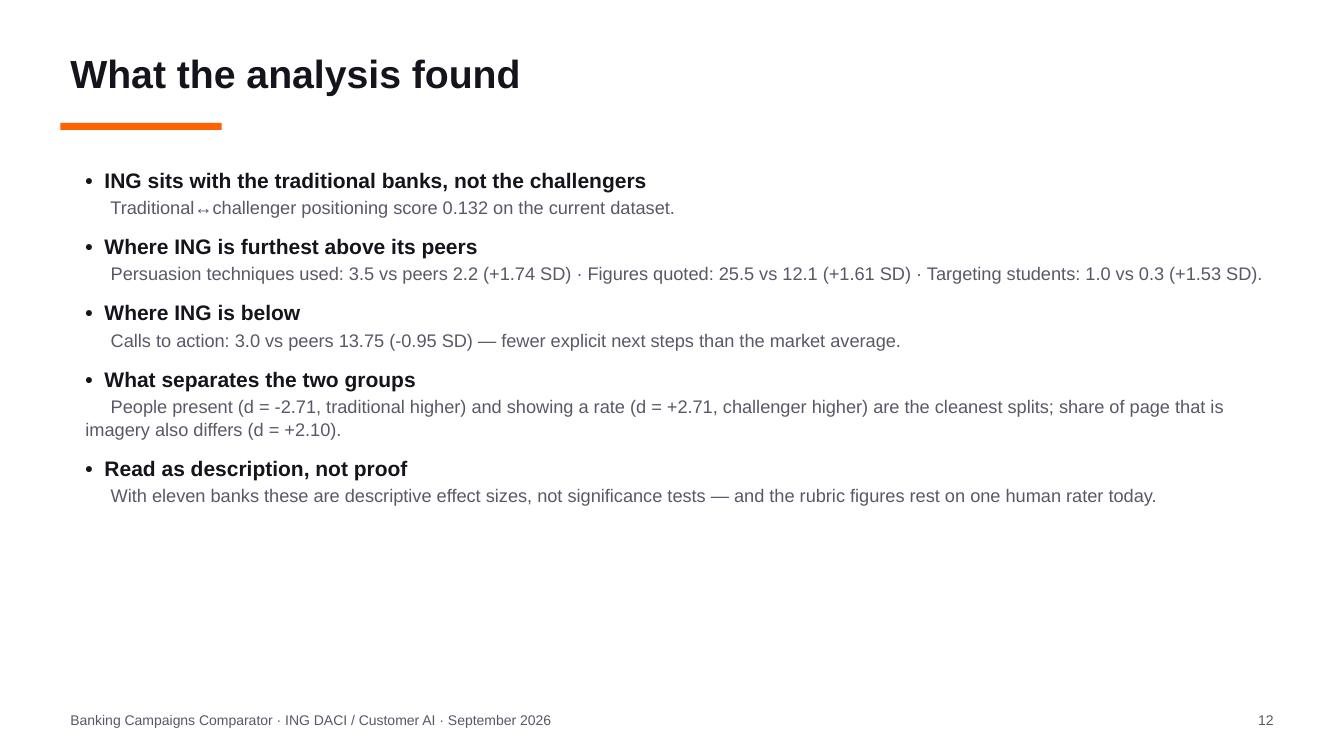
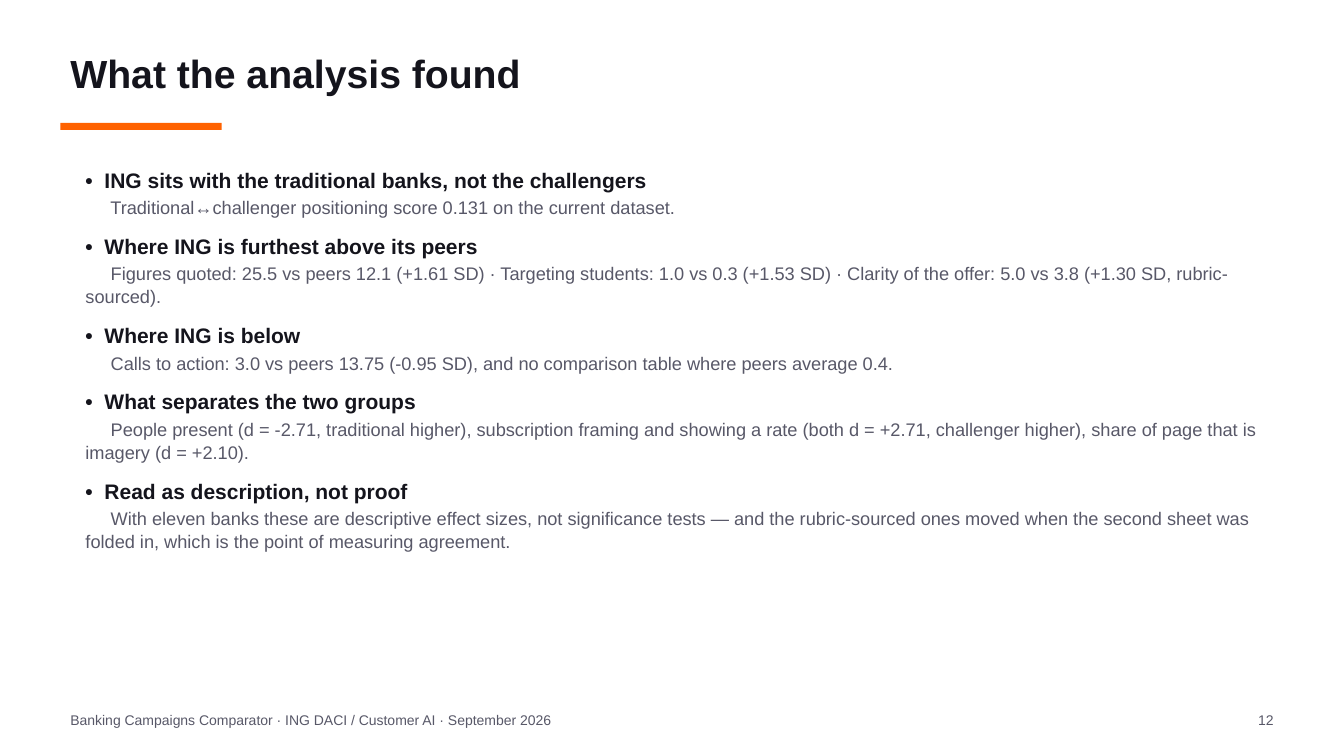
Before and after one commit to Siegried81/ing-usecase, a slide deck: slide 12 of docs/Banking_Campaigns_Comparator.pptx. Drawn at 1344x756 pixels with LibreOffice and Linux fonts; fonts in the diff are those of the drawing. Boxes give left, top, right and bottom in pixels: in the first picture for what was removed or moved away, otherwise in the second. Text is boxed around its words. In the diff, an @@ line names an element or a change of style, - is before the commit and + after.

Commit message:
docs: rebuild the presentation and video on the re-scored dataset
Slides 10, 12, 22 and 23 updated for the new consensus and agreement picture:
Stephane's 9 machine-proposed pages are stated as such, agreement is now
measurable for all 13 features with three below the module's 60% bar, ING's
score is 0.131, and the peer-gap slide now leads with figures quoted (+1.61 SD),
student targeting (+1.53) and clarity of the offer (+1.30, rubric-sourced).

The mp4 was re-narrated for those four slides and re-assembled; the four UI demo
clips were re-recorded against the regenerated report so the screenshots and
screen recordings show the current figures. 12.3 min, 28.2 MB.

```diff
--- a/docs/Banking_Campaigns_Comparator.pptx
+++ b/docs/Banking_Campaigns_Comparator.pptx
@@ text at box(110, 201, 675, 218): text changed @@
-Traditional↔challenger positioning score 0.132 on the current dataset.
+Traditional↔challenger positioning score 0.131 on the current dataset.
@@ text at box(85, 267, 1227, 307): text changed @@
-Persuasion techniques used: 3.5 vs peers 2.2 (+1.74 SD) · Figures quoted: 25.5 vs 12.1 (+1.61 SD) · Targeting students: 1.0 vs 0.3 (+1.53 SD).
+Figures quoted: 25.5 vs peers 12.1 (+1.61 SD) · Targeting students: 1.0 vs 0.3 (+1.53 SD) · Clarity of the offer: 5.0 vs 3.8 (+1.30 SD, rubric-sourced).
@@ text at box(111, 357, 893, 374): text changed @@
-Calls to action: 3.0 vs peers 13.75 (-0.95 SD) — fewer explicit next steps than the market average.
+Calls to action: 3.0 vs peers 13.75 (-0.95 SD), and no comparison table where peers average 0.4.
@@ text at box(85, 423, 1256, 463): text changed @@
-People present (d = -2.71, traditional higher) and showing a rate (d = +2.71, challenger higher) are the cleanest splits; share of page that is imagery also differs (d = +2.10).
+People present (d = -2.71, traditional higher), subscription framing and showing a rate (both d = +2.71, challenger higher), share of page that is imagery (d = +2.10).
@@ text at box(85, 512, 1249, 552): text changed @@
-With eleven banks these are descriptive effect sizes, not significance tests — and the rubric figures rest on one human rater today.
+With eleven banks these are descriptive effect sizes, not significance tests — and the rubric-sourced ones moved when the second sheet was folded in, which is the point of measuring agreement.
```
Also in this commit, not shown: 3 other slides changed, 1 other file.
